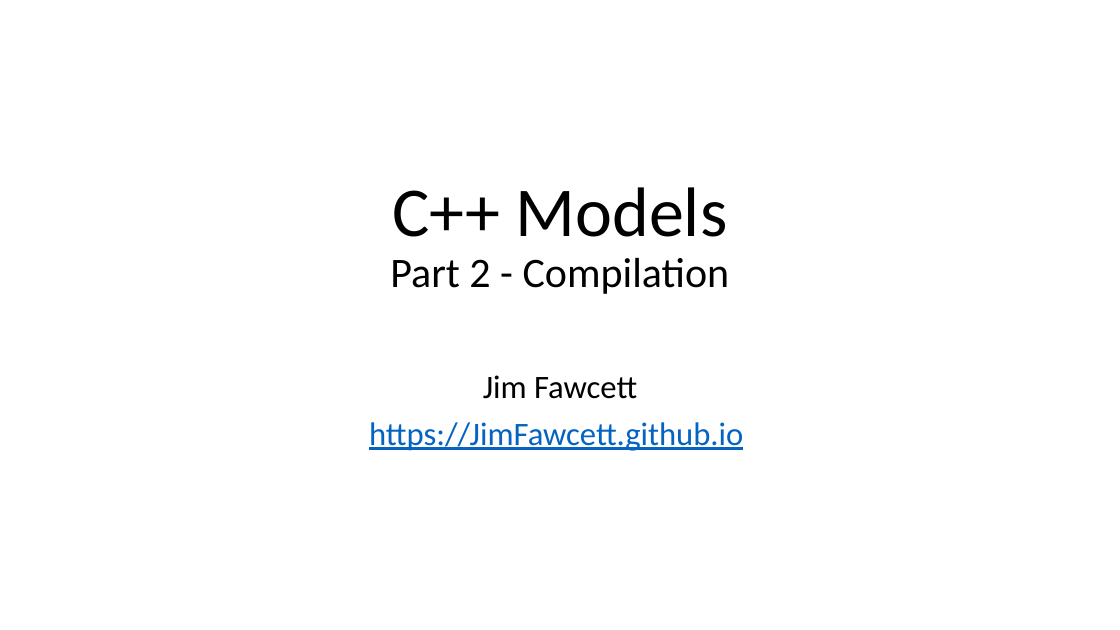
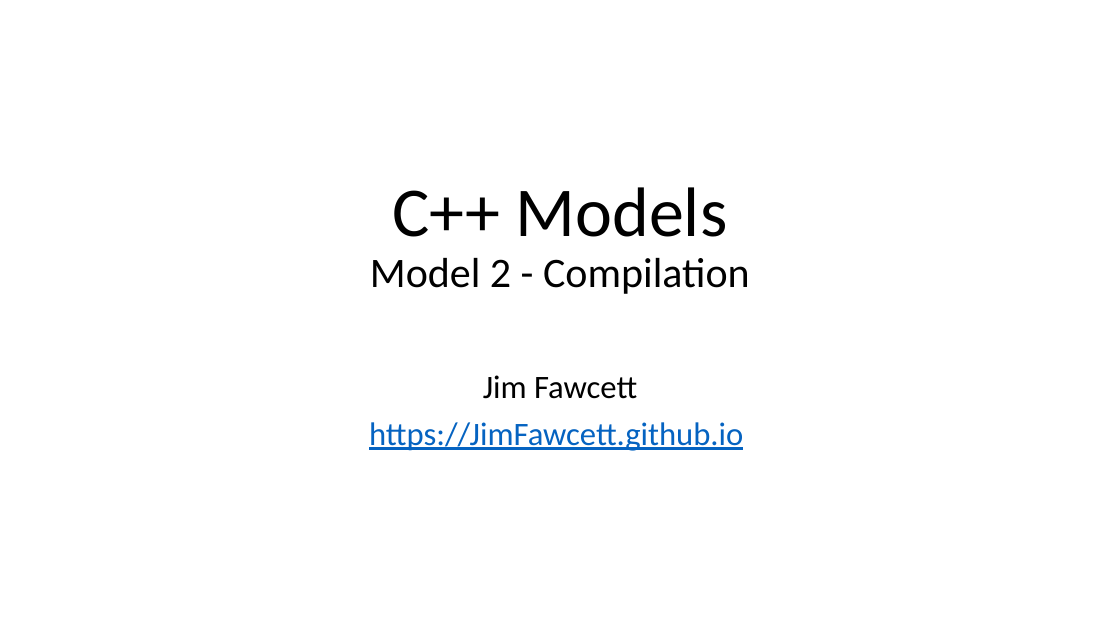
Before and after one commit to JimFawcett/JimFawcett.github.io, a slide deck: slide 14 of Resources/CppModels.pptx. Drawn at 1120x630 pixels with LibreOffice and Linux fonts; fonts in the diff are those of the drawing. Boxes give left, top, right and bottom in pixels: in the first picture for what was removed or moved away, otherwise in the second. Text is boxed around its words. In the diff, an @@ line names an element or a change of style, - is before the commit and + after.

```diff
--- a/Resources/CppModels.pptx
+++ b/Resources/CppModels.pptx
@@ title at (x1=370, y1=187, x2=750, y2=294): text changed @@
-C++ Models
-Part 2 - Compilation
+C++ Models
+Model 2 - Compilation
```
Also in this commit, not shown: 7 other slides changed, 1 other file.
